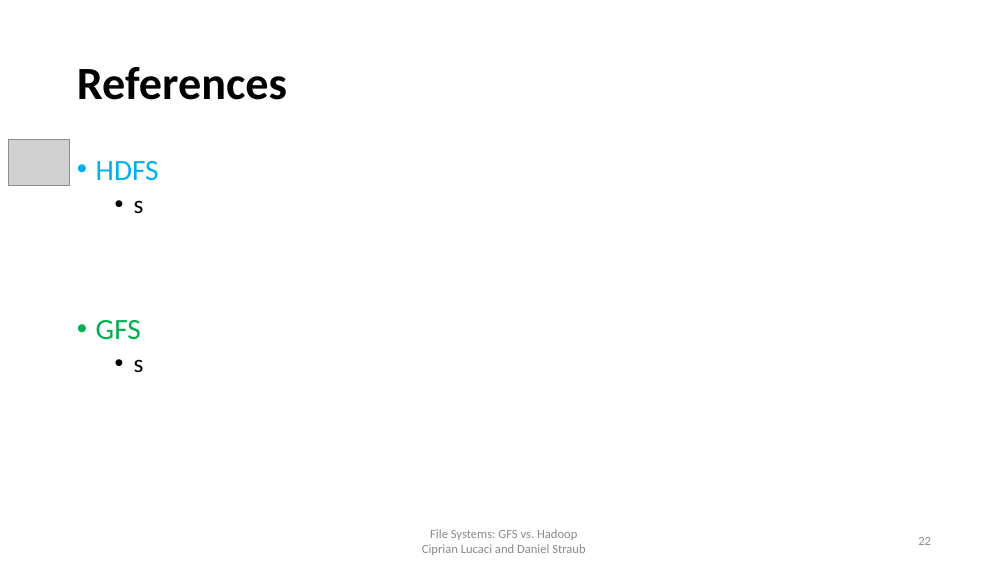
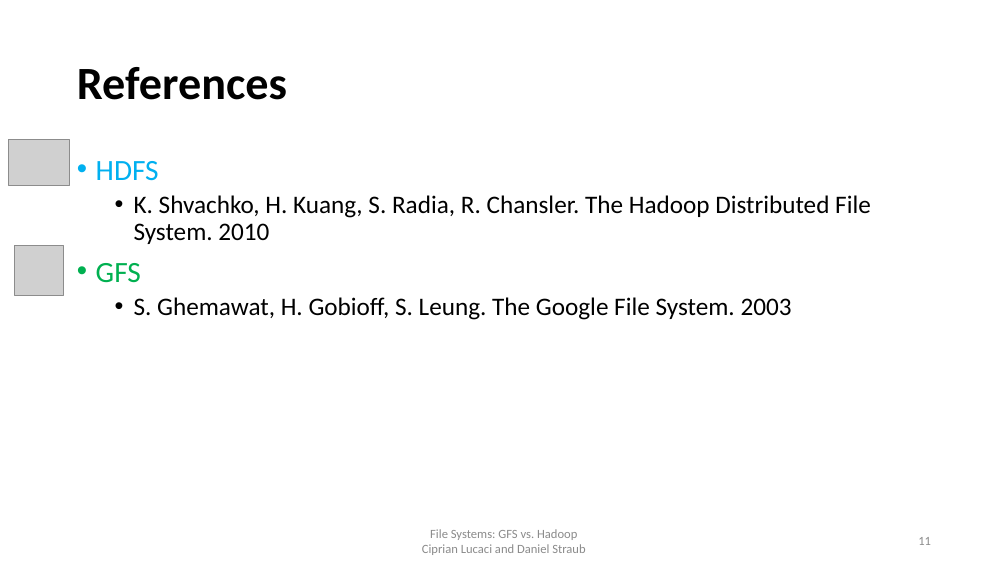
Before and after one commit to cipri7329/ss15-seminar, a slide deck: slide 11 of Presentation/DistributedFileSystems.pptx (slide 22 before the commit). Drawn at 1008x567 pixels with LibreOffice and Linux fonts; fonts in the diff are those of the drawing; grey boxes stand for pictures; background and template pictures are left out. Boxes give left, top, right and bottom in pixels: in the first picture for what was removed or moved away, otherwise in the second. Text is boxed around its words. In the diff, an @@ line names an element or a change of style, - is before the commit and + after.

Commit message:
Final presentation

```diff
--- a/Presentation/DistributedFileSystems.pptx
+++ b/Presentation/DistributedFileSystems.pptx
@@ text at (x1=134, y1=195, x2=871, y2=244): text changed @@
-  • s
+  • K. Shvachko, H. Kuang, S. Radia, R. Chansler. The Hadoop Distributed File System. 2010
@@ picture added at (x1=14, y1=246, x2=64, y2=295) @@
@@ text at (x1=134, y1=297, x2=792, y2=320): text changed @@
-  • s
+  • S. Ghemawat, H. Gobioff, S. Leung. The Google File System. 2003
@@ page number at (x1=918, y1=537, x2=931, y2=545): text changed @@
-22
+11
```
Also in this commit, not shown: 7 other slides changed, 11 slides removed.
